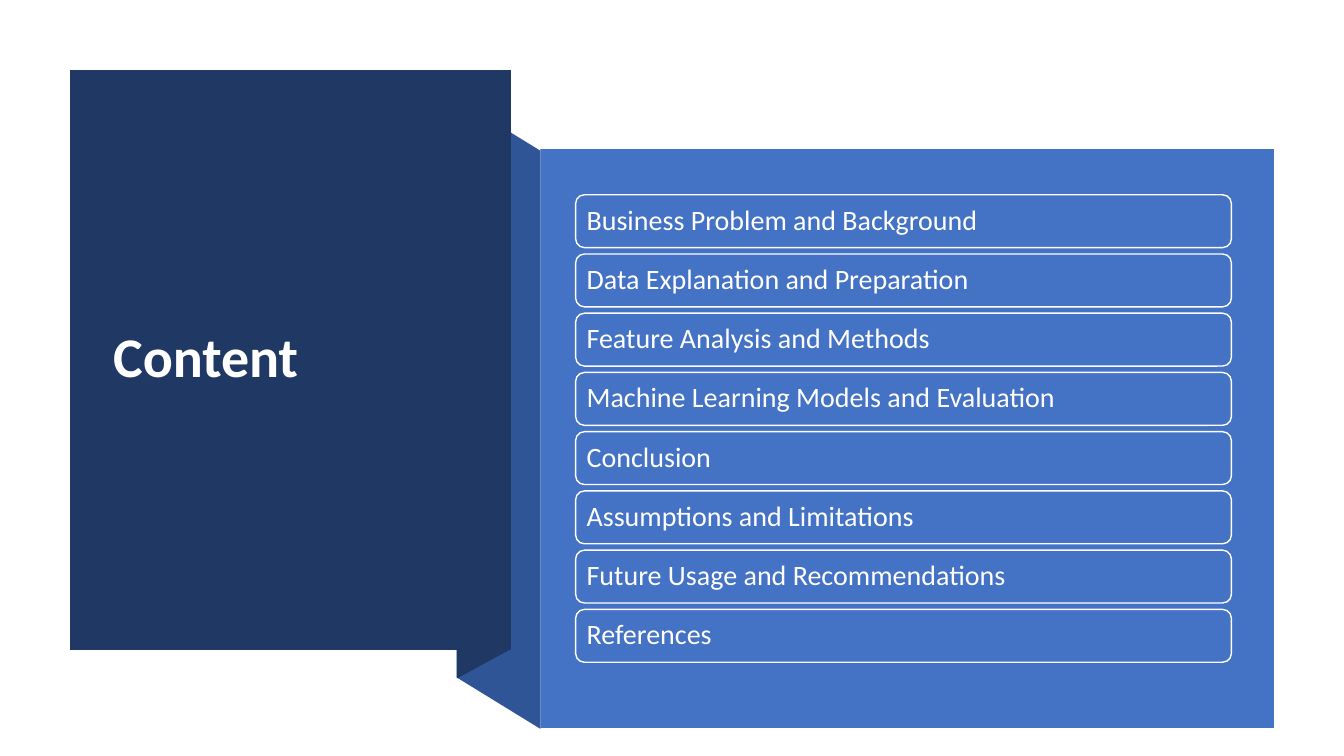
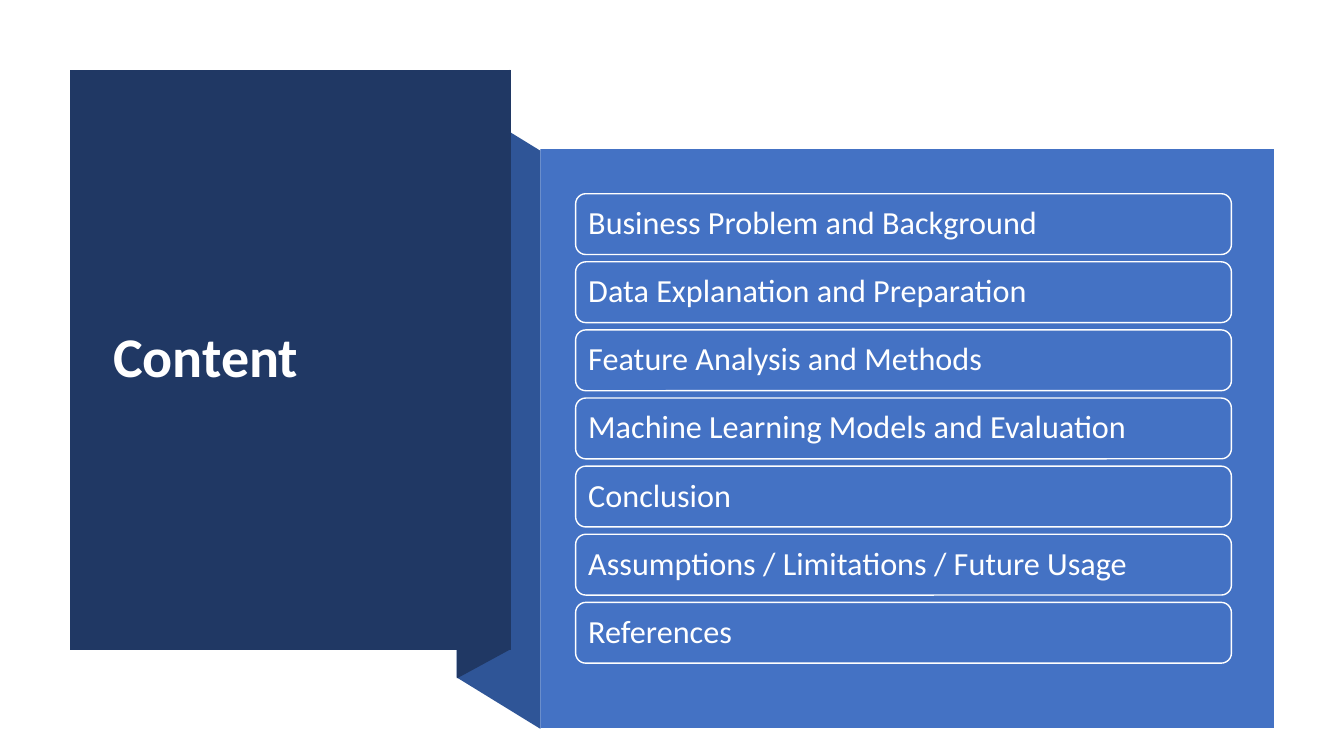
Before and after one commit to pushkarchougule/pushkarchougule, a slide deck: slide 2 of Data Science Portfolio/Sales Forecast for Superstore/Sales_Forecast_Presentation.pptx. Drawn at 1344x756 pixels with LibreOffice and Linux fonts; fonts in the diff are those of the drawing. Boxes give left, top, right and bottom in pixels: in the first picture for what was removed or moved away, otherwise in the second. Text is boxed around its words. In the diff, an @@ line names an element or a change of style, - is before the commit and + after.

Commit message:
Sales Forecast

```diff
--- a/Data Science Portfolio/Sales Forecast for Superstore/Sales_Forecast_Presentation.pptx
+++ b/Data Science Portfolio/Sales Forecast for Superstore/Sales_Forecast_Presentation.pptx
@@ rounded rectangle: place and size @@
-rounded rectangle at [576,195,1232,247]
+rounded rectangle at [576,194,1232,254]
@@ rounded rectangle: place and size @@
-rounded rectangle at [576,254,1232,307]
+rounded rectangle at [576,262,1232,323]
@@ text "Data Explanation and Preparation": place and size @@
-text "Data Explanation and Preparation" at [587,269,968,294]
+text "Data Explanation and Preparation" at [588,279,1026,307]
@@ rounded rectangle: place and size @@
-rounded rectangle at [576,314,1232,366]
+rounded rectangle at [576,330,1232,390]
@@ text "Feature Analysis and Methods": place and size @@
-text "Feature Analysis and Methods" at [587,328,929,353]
+text "Feature Analysis and Methods" at [588,347,982,375]
@@ rounded rectangle removed at [576,372,1232,424] @@
@@ rounded rectangle: place and size @@
-rounded rectangle at [576,432,1232,484]
+rounded rectangle at [576,398,1232,459]
@@ text "Machine Learning Models and Evaluation": place and size @@
-text "Machine Learning Models and Evaluation" at [587,387,1055,412]
+text "Machine Learning Models and Evaluation" at [588,415,1126,444]
@@ rounded rectangle: place and size @@
-rounded rectangle at [576,491,1232,543]
+rounded rectangle at [576,466,1232,526]
@@ size 20 to 23 pt; more space between paragraphs in 6 elements at [588,621,732,643], [588,211,1037,240], [588,279,1026,307], [588,347,982,375], [588,415,1126,444], [588,484,731,507] @@
@@ text "Conclusion": place and size @@
-text "Conclusion" at [587,447,711,467]
+text "Conclusion" at [588,484,731,507]
@@ text removed at [587,506,913,531] @@
-Assumptions and Limitations
@@ rounded rectangle: place and size @@
-rounded rectangle at [576,551,1232,603]
+rounded rectangle at [576,534,1232,595]
@@ text at [588,553,1127,581]: text changed; size 20 to 23 pt @@
-Future Usage and Recommendations
+Assumptions / Limitations / Future Usage
@@ rounded rectangle: place and size @@
-rounded rectangle at [576,610,1232,662]
+rounded rectangle at [576,603,1232,663]
```
